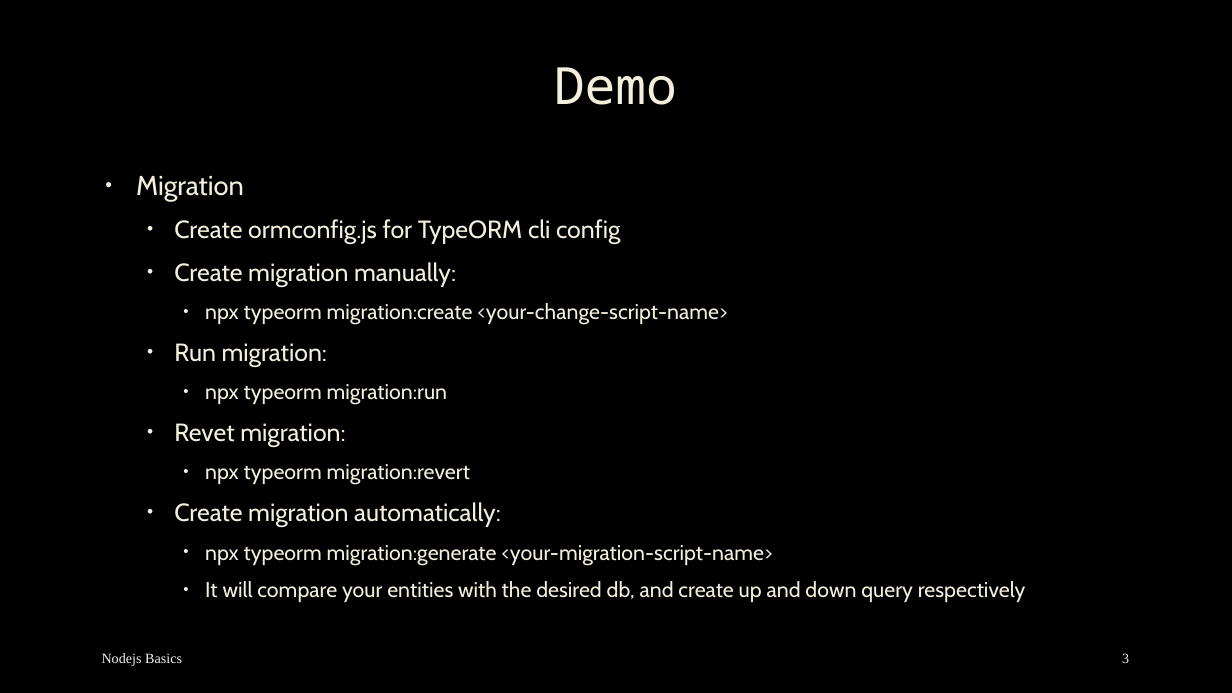
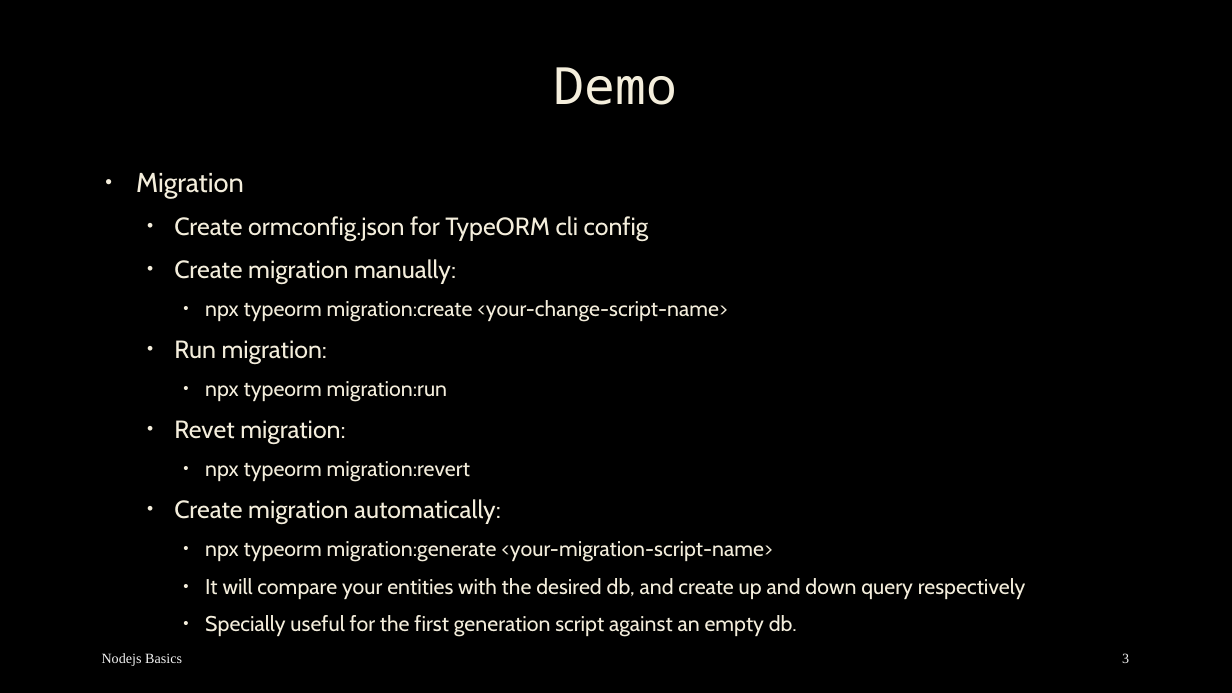
Before and after one commit to mostafa8026/nestjs-course, a slide deck: slide 3 of nestjs/nestjs-04.pptx. Drawn at 1232x693 pixels with LibreOffice and Linux fonts; fonts in the diff are those of the drawing; background and template pictures are left out. Boxes give left, top, right and bottom in pixels: in the first picture for what was removed or moved away, otherwise in the second. Text is boxed around its words. In the diff, an @@ line names an element or a change of style, - is before the commit and + after.

Commit message:
feat: session 04 scripts has been added

```diff
--- a/nestjs/nestjs-04.pptx
+++ b/nestjs/nestjs-04.pptx
@@ text at (136,173,244,198): line spacing 1 to 0.9 @@
@@ text at (174,216,649,240): text changed @@
-  • Create ormconfig.js for TypeORM cli config
+  • Create ormconfig.json for TypeORM cli config
@@ text at (205,615,797,637): paragraph added @@
+    • Specially useful for the first generation script against an empty db.
```
Also in this commit, not shown: 4 other slides changed, 6 slides added, 49 other files.
